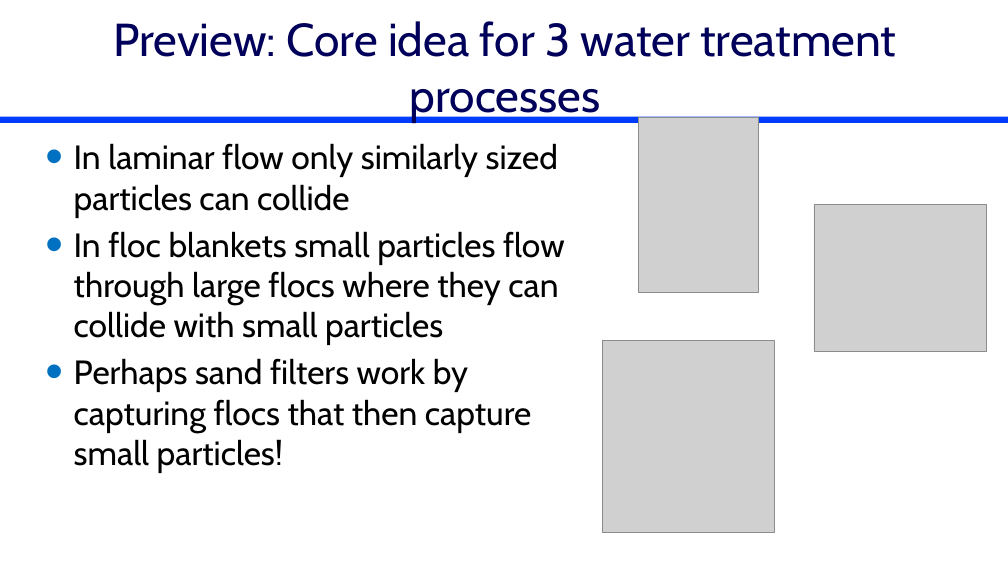
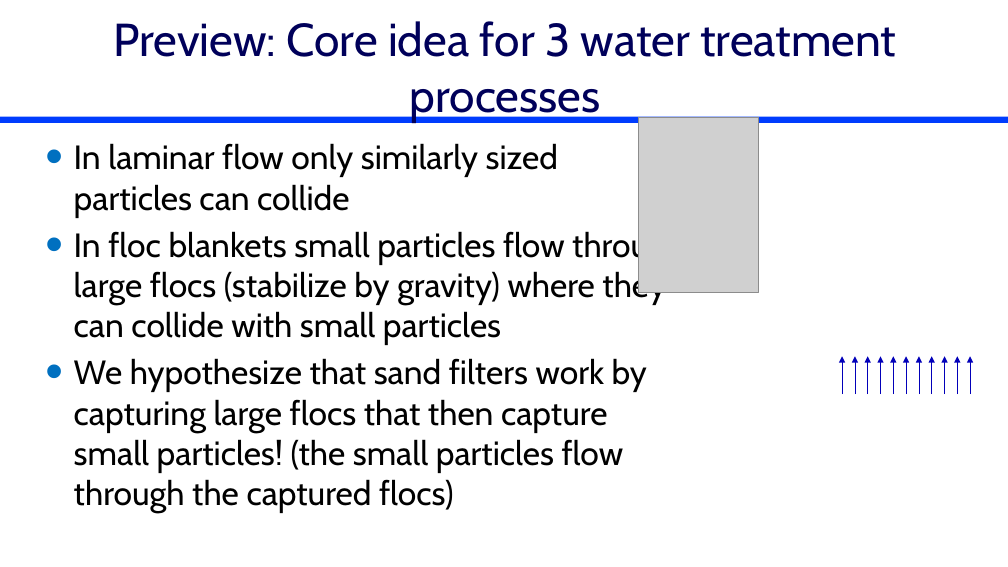
Before and after one commit to monroews/CEE4520Lectures, a slide deck: slide 28 of Flocculation Introduction.pptx. Drawn at 1008x567 pixels with LibreOffice and Linux fonts; fonts in the diff are those of the drawing; grey boxes stand for pictures; background and template pictures are left out. Boxes give left, top, right and bottom in pixels: in the first picture for what was removed or moved away, otherwise in the second. Text is boxed around its words. In the diff, an @@ line names an element or a change of style, - is before the commit and + after.

Commit message:
edits
edits

```diff
--- a/Flocculation Introduction.pptx
+++ b/Flocculation Introduction.pptx
@@ picture removed at (814, 205, 987, 352) @@
@@ text at (74, 229, 683, 513): text changed @@
-• In floc blankets small particles flow through large flocs where they can collide with small particles
-• Perhaps sand filters work by capturing flocs that then capture small particles!
+• In floc blankets small particles flow through large flocs (stabilize by gravity) where they can collide with small particles
+• We hypothesize that sand filters work by capturing large flocs that then capture small particles! (the small particles flow through the captured flocs)
@@ picture removed at (603, 341, 774, 533) @@
@@ group added at (842, 356, 970, 394): 11 arrows @@
```
Also in this commit, not shown: 6 other slides changed.
